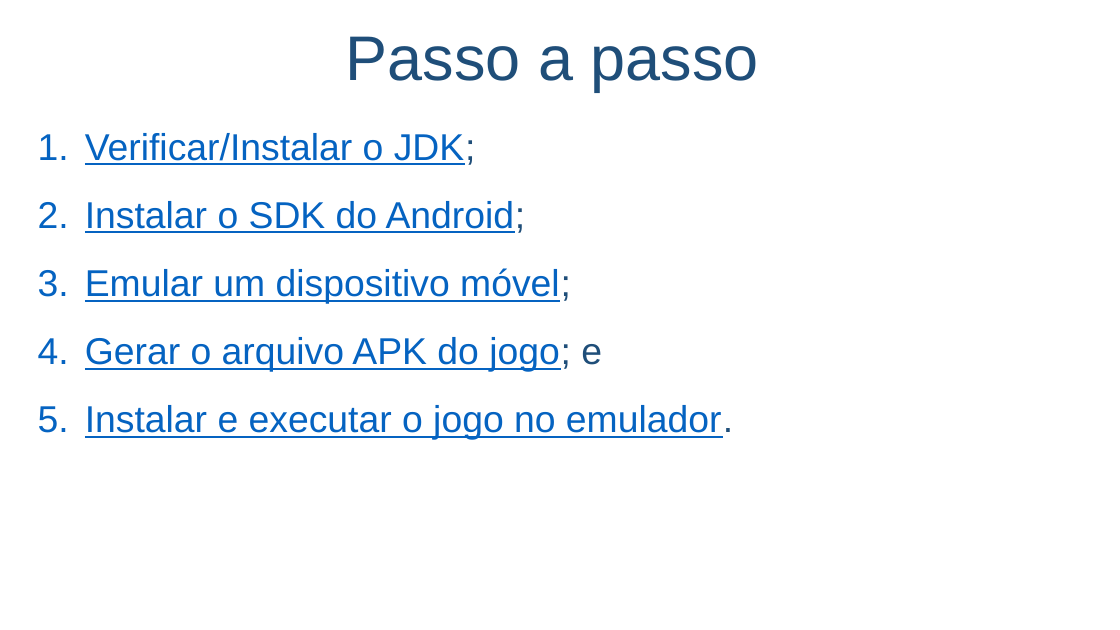
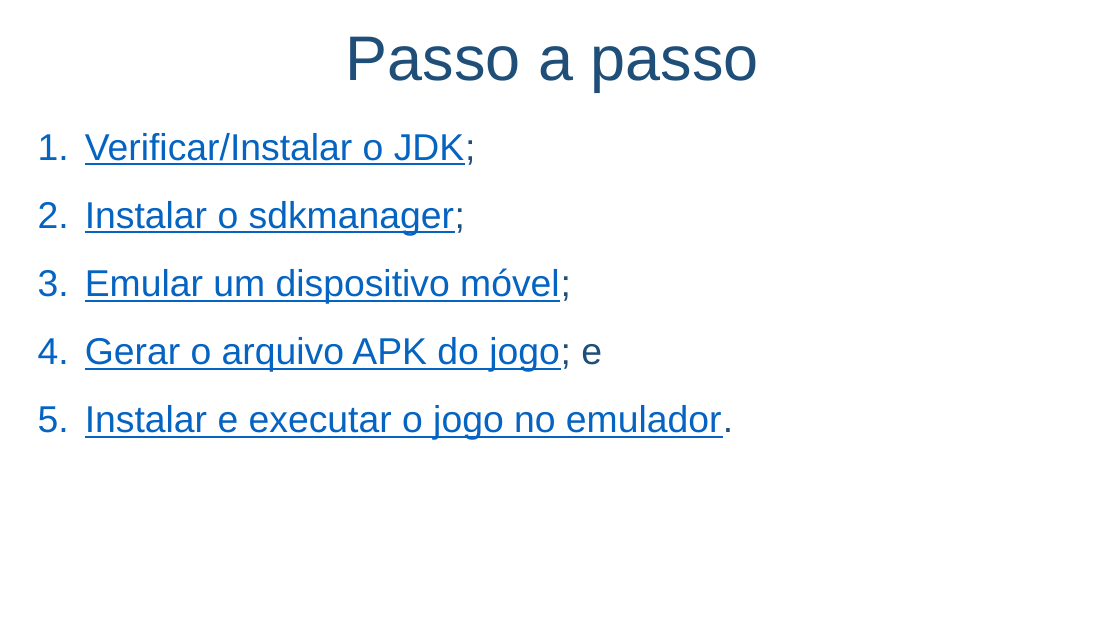
Before and after one commit to salmo-jr/public-slides, a slide deck: slide 3 of building-games-for-Android.pptx. Drawn at 1120x630 pixels with LibreOffice and Linux fonts; fonts in the diff are those of the drawing; background and template pictures are left out. Boxes give left, top, right and bottom in pixels: in the first picture for what was removed or moved away, otherwise in the second. Text is boxed around its words. In the diff, an @@ line names an element or a change of style, - is before the commit and + after.

```diff
--- a/building-games-for-Android.pptx
+++ b/building-games-for-Android.pptx
@@ text at (x1=85, y1=201, x2=465, y2=235): text changed @@
-2. Instalar o SDK do Android;
+2. Instalar o sdkmanager;
```
Also in this commit, not shown: 19 other slides changed, 3 slides added, 2 slides removed.
